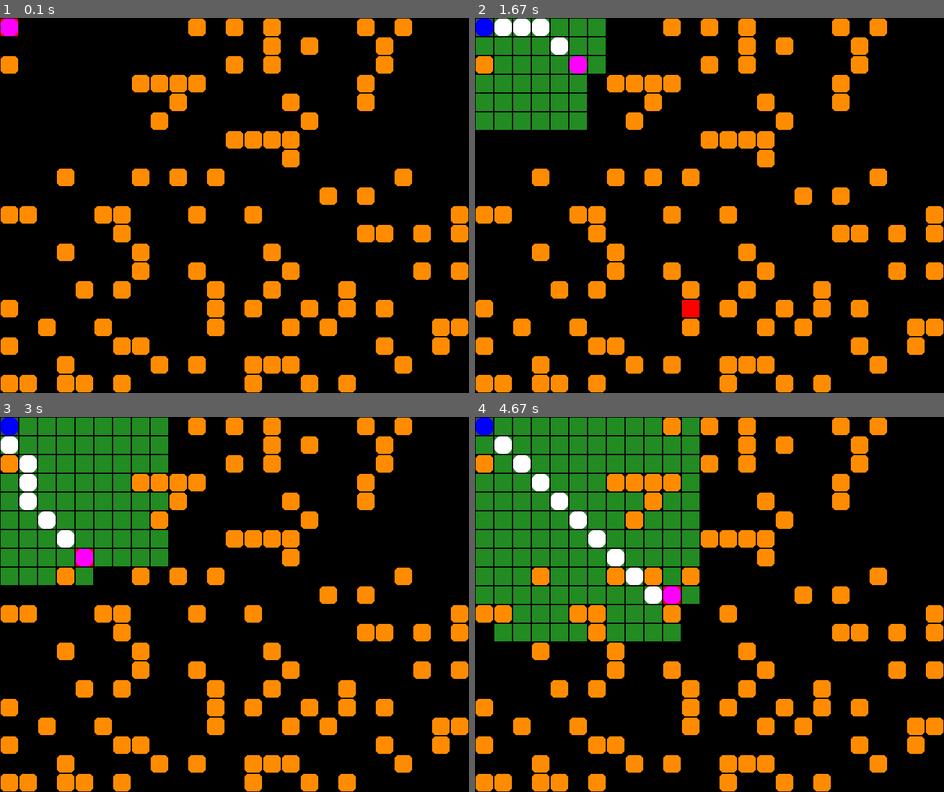
Above: before the commit, frames 1-4 (two rows, left to right).
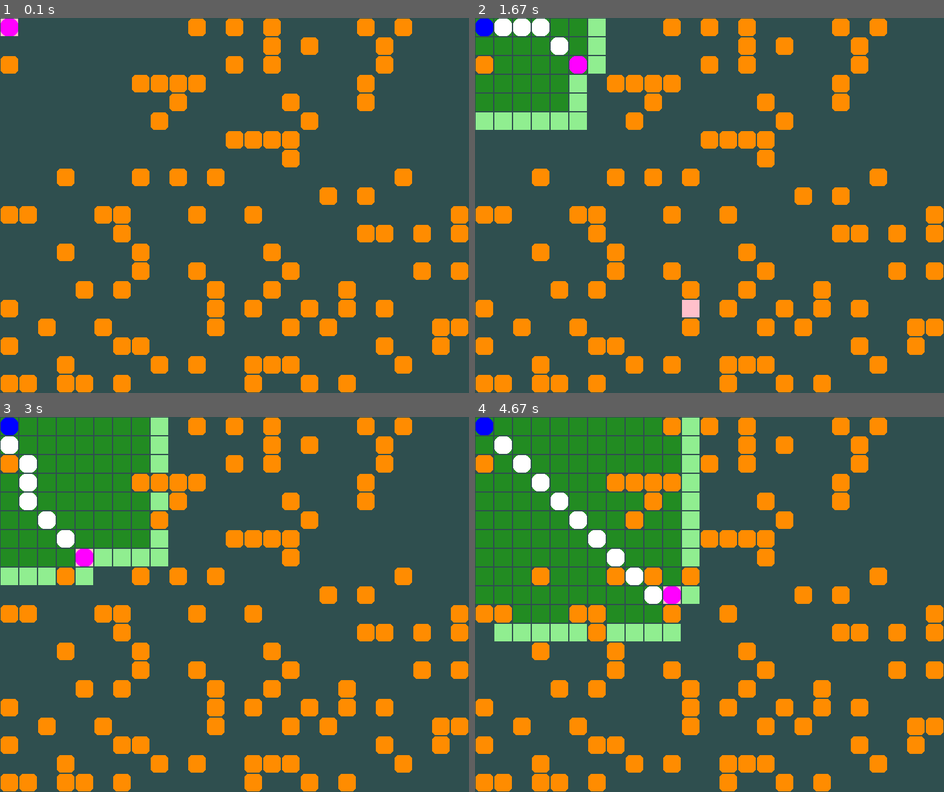
Above: after the commit, the same moments.

Repository: mzkki25/bfs-pygame
Game: pygame game, started from bfs.py
The game is run twice, just before and just after one commit, with the same random seed, the same clock (stepped at 60 frames per second) and the same inputs.
Inputs (mouse positions are in pixels of both pictures, inside the frame that each line leads up to):
- Up to frame 1 (0.1 s): no input
- Up to frame 2 (1.67 s): press the mouse at (596, 209) at 0.37 s; move the mouse to (676, 250) at 0.47 s; release the mouse at (756, 288) at 0.6 s; click (564, 295) at 0.72 s; click (587, 66) at 1.05 s; click (686, 303) at 1.38 s
- Up to frame 3 (3 s): click (412, 747) at 1.72 s; click (328, 574) at 2.05 s; click (379, 597) at 2.38 s; click (89, 555) at 2.72 s
- Up to frame 4 (4.67 s): click (817, 514) at 3.05 s; click (573, 582) at 3.38 s; click (606, 574) at 3.72 s; click (807, 555) at 4.05 s; click (662, 589) at 4.38 s

The runs differ from the first frame. In frame 1, 85% of the frame differs, in the area x 0-100%, y 0-100%; in frame 2, 80%; in frame 3, 75%; in frame 4, 67%.

Commit message:
Update bfs.py

Diff:
--- a/bfs.py
+++ b/bfs.py
@@ -2,24 +2,26 @@
 from collections import deque
 from random import random
 
-
+# Fungsi untuk mendapatkan rect dari grid
 def get_grid_rect(x, y):
     return x * TILE + 1, y * TILE + 1, TILE - 2, TILE - 2
 
+# Fungsi untuk mendapatkan node yang bersebelahan
 def get_adjacent_nodes(x, y):
     within_bounds = lambda x, y: 0 <= x < cols and 0 <= y < rows
     walkable = lambda x, y: not grid[y][x]
     move_options = [[-1, 0], [0, -1], [1, 0], [0, 1], [-1, -1], [1, -1], [1, 1], [-1, 1]]
     return [(x + dx, y + dy) for dx, dy in move_options if within_bounds(x + dx, y + dy) and walkable(x + dx, y + dy)]
 
+# Fungsi untuk mendapatkan node yang diklik
 def get_clicked_node():
     mouse_pos = pg.mouse.get_pos()
     grid_x, grid_y = mouse_pos[0] // TILE, mouse_pos[1] // TILE
-    pg.draw.rect(screen, pg.Color('red'), get_grid_rect(grid_x, grid_y))
+    pg.draw.rect(screen, pg.Color('pink'), get_grid_rect(grid_x, grid_y))
     mouse_clicks = pg.mouse.get_pressed()
     return (grid_x, grid_y) if mouse_clicks[0] else False
 
-
+# Fungsi BFS
 def breadth_first_search(start, goal, graph):
     q = deque([start])
     visited = {start: None}
@@ -39,6 +41,7 @@
     cols, rows = 25, 20
     TILE = 30
 
+    # Inisialisasi pygame
     pg.init()
     screen = pg.display.set_mode([cols * TILE, rows * TILE])
     clock = pg.time.Clock()
@@ -54,18 +57,19 @@
     bfs_queue, visited = deque([start]), {start: None}
 
     while True:
-        screen.fill(pg.Color('black'))
+        screen.fill(pg.Color('darkslategray'))
 
         [[pg.draw.rect(screen, pg.Color('darkorange'), get_grid_rect(x, y), border_radius=TILE // 5)
           for x, col in enumerate(row) if col] for y, row in enumerate(grid)]
 
         [pg.draw.rect(screen, pg.Color("forestgreen"), get_grid_rect(x, y)) for x, y in visited]
-        [pg.draw.rect(screen, pg.Color("darkslategray"), get_grid_rect(x, y)) for x, y in bfs_queue]
+        [pg.draw.rect(screen, pg.Color("lightgreen"), get_grid_rect(x, y)) for x, y in bfs_queue]
+
 
         # Melakukan BFS dan mendapatkan path dari mouse click
         mouse_pos = get_clicked_node()
         if mouse_pos and not grid[mouse_pos[1]][mouse_pos[0]]:
-            queue, visited = breadth_first_search(start, mouse_pos, graph)
+            bfs_queue, visited = breadth_first_search(start, mouse_pos, graph)
             goal = mouse_pos
 
         # Gambar path
